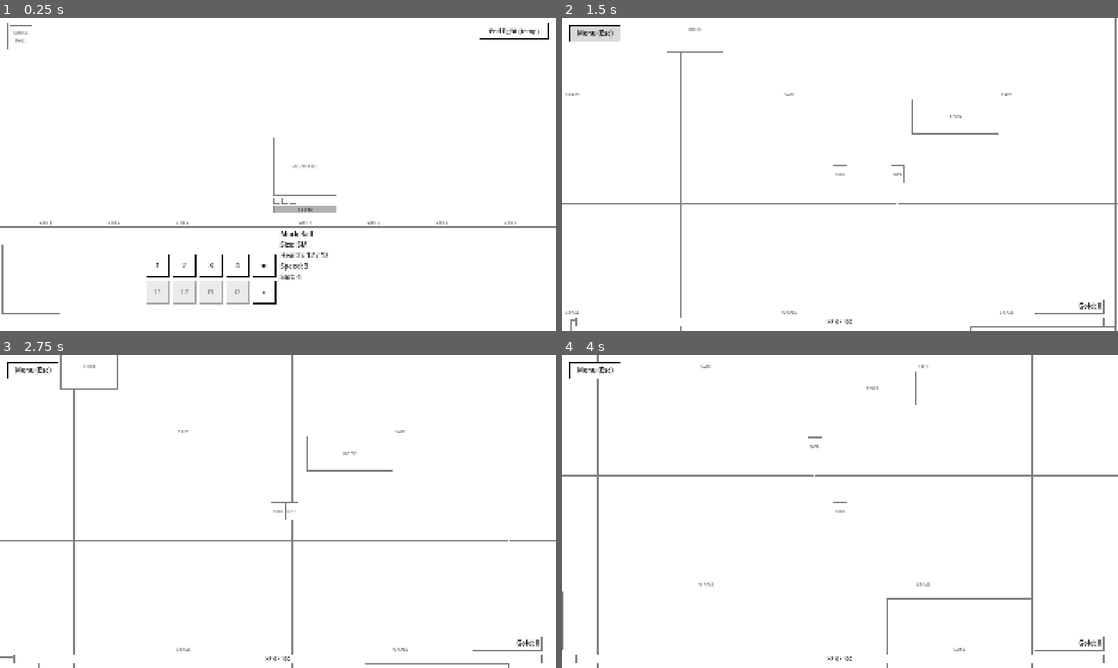
Above: before the commit, frames 1-4 (two rows, left to right).
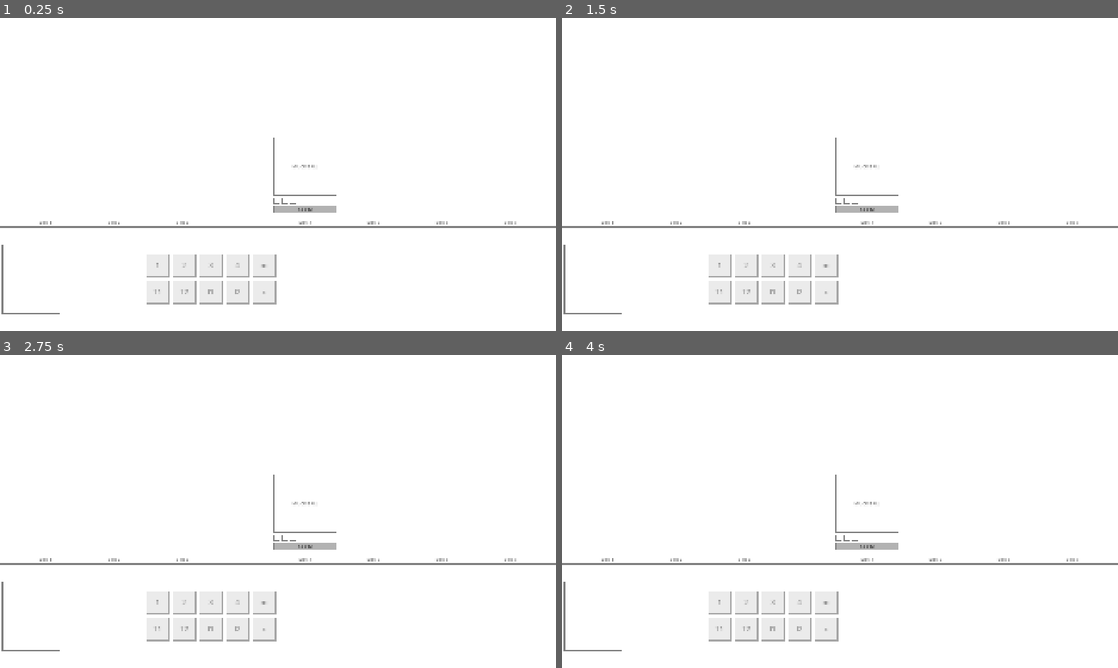
Above: after the commit, the same moments.

Repository: nawlbergs/sketchy-gamey
Game: Godot game, scene res://systems/combat/combat.tscn
The game is run twice, just before and just after one commit, with the same random seed, the same clock (stepped at 60 frames per second) and the same inputs. This scene is started directly instead of the project's main scene.
Inputs (mouse positions are in pixels of both pictures, inside the frame that each line leads up to):
- Up to frame 1 (0.25 s): no input
- Up to frame 2 (1.5 s): click (1073, 30) at 0.5 s, where only the run before the commit has a clickable "End fight (temp)"; click (595, 33) at 1.25 s, where only the run before the commit has a clickable "Menu (Esc)"
- Up to frame 3 (2.75 s): tap Enter (confirm) at 2 s; move the mouse to (400, 495) at 2.02 s; hold D (move_right) from 2.03 s (still down); hold Enter (confirm) from 2.03 s (still down); click (400, 495) at 2.17 s
- Up to frame 4 (4 s): move the mouse to (728, 527) at 2.77 s; release D (move_right) at 2.78 s; release Enter (confirm) at 2.78 s; hold S (move_down) 2.78-3.53 s; tap E (interact) at 2.85 s; click (728, 527) at 2.92 s; move the mouse to (895, 442) at 3.52 s; hold D (move_right) from 3.53 s (still down); hold Enter (confirm) from 3.53 s (still down); click (895, 442) at 3.67 s

The runs differ from the first frame. In frame 1, 0.9% of the frame differs, in the area x 1-99%, y 1-92%; in frame 2, 4.1%, in the area x 0-100%, y 0-100%; in frame 3, 3.8%; in frame 4, 4.0%.

Commit message:
combat-loop-01

Diff:
--- a/ralph_prd.json
+++ b/ralph_prd.json
@@ -345,7 +345,8 @@
       "Enemy turn: Muck Ball attacks a random living hero (slightly favour front slots).",
       "Win: grant xp/gold to GameState, return to overworld. All heroes dead: simple 'Defeated' message then main menu."
     ],
-    "complete": false
+    "complete": true,
+    "notes": "Done 2026-10-31. Only skill 1 and x work; 2-4 and m are disabled. Added beyond the steps: living enemies step forward after a death, because Sword and Mace only reach slots 4-5 and a party without a Mage could otherwise never finish. Enemies gained xp and gold (10 and 3 for Muck Ball). Damage is saved to the hero as it happens. Nothing heals yet, and dead heroes stay at 0 after a win, so a party wears down until Defeated. XP does not level up and can pass xp_to_next. Mouse only. Import clean; throwaway checks pass; screenshots reviewed."
   },
   {
     "id": "escape-menu-01",
--- a/resources/enemies/enemies.gd
+++ b/resources/enemies/enemies.gd
@@ -4,6 +4,7 @@
 ##
 ## attack holds a GameEnums.SkillId value; see Skills.ALL for the details.
 ## slot_span is how many enemy slots the enemy fills: SM 1, MD 2, LG 3, XL 4.
+## xp and gold are what the party gets for beating it.
 
 const ALL: Dictionary = {
 	GameEnums.EnemyId.MUCK_BALL: {
@@ -13,5 +14,7 @@
 		"max_hp": 12,
 		"speed": 3,
 		"attack": GameEnums.SkillId.MUCK_SPLAT,
+		"xp": 10,
+		"gold": 3,
 	},
 }
--- a/systems/combat/combat.gd
+++ b/systems/combat/combat.gd
@@ -1,24 +1,34 @@
 extends Control
-## Combat screen layout, following _production_files/mockups/combat-drawing.png. Turns and the
-## action buttons come in combat-loop-01.
+## A fight: rolls a turn order each round, then takes turns until one side is dead.
+## Layout follows _production_files/mockups/combat-drawing.png. Only skill 1 works for now.
 
 const UNIT_SCENE: PackedScene = preload("res://ui/combat/combat_unit.tscn")
 const CELL_WIDTH := 220.0
 const CELL_SEPARATION := 16.0
 const CURRENT_PORTRAIT_SIZE := Vector2(96, 96)
 const QUEUE_PORTRAIT_SIZE := Vector2(72, 72)
+## Each unit's initiative is its speed plus a roll from 0 to this.
+const INITIATIVE_ROLL_MAX := 4
+const ENEMY_TURN_SECONDS := 0.8
+const RESULT_SECONDS := 2.0
 ## Used when this scene is run directly with no encounter waiting.
 const FALLBACK_ENEMIES: Array = [GameEnums.EnemyId.MUCK_BALL]
 const ACTION_INFO: Dictionary = {
 	"Move": "Move\nNot working yet.",
-	"Rest": "Rest\nNot working yet.",
+	"Rest": "Rest\nEnd this hero's turn.",
 	"Trinket": "Trinket\nNone equipped.",
 	"Item": "Combat item\nNone equipped.",
 }
 
-var _units: Array[CombatUnit] = []
-var _turn_order: Array[CombatUnit] = []
+var _hero_units: Array[CombatUnit] = []
+var _enemy_units: Array[CombatUnit] = []  # Living enemies, front first.
+var _turn_queue_units: Array[CombatUnit] = []  # Units still to act this round.
+var _current: CombatUnit = null  # The unit whose turn it is.
 var _selected: CombatUnit = null
+var _armed_skill: Variant = null  # The GameEnums.SkillId waiting for a target, or null.
+var _reward_xp: int = 0
+var _reward_gold: int = 0
+var _fight_over: bool = false
 
 @onready var _turn_queue: HBoxContainer = %TurnQueue
 @onready var _heroes: HBoxContainer = %Heroes
@@ -27,6 +37,9 @@
 @onready var _selected_name: Label = %SelectedName
 @onready var _selected_class: Label = %SelectedClass
 @onready var _info_label: Label = %InfoLabel
+@onready var _result_label: Label = %ResultLabel
+@onready var _weapon_skill_button: Button = %Skill1
+@onready var _rest_button: Button = %RestButton
 @onready var _skill_buttons: Dictionary = {
 	GameEnums.SkillKind.WEAPON: %Skill1,
 	GameEnums.SkillKind.WEAPON_SLOT: %Skill2,
@@ -36,39 +49,73 @@
 
 
 func _ready() -> void:
-	%EndFightButton.pressed.connect(_on_end_fight_pressed)
 	_connect_action_buttons()
 	_build_heroes()
 	_build_enemies()
-	_build_turn_queue()
-	_select_first_hero()
 	_show_default_info()
-
+	if _hero_units.is_empty():
+		push_warning("Combat: no party, so the fight cannot start. Enter through a game to play.")
+		_update_buttons()
+		return
+	_start_round()
+
+
+func _unhandled_input(event: InputEvent) -> void:
+	if _armed_skill != null and event.is_action_pressed("cancel"):
+		get_viewport().set_input_as_handled()
+		_disarm()
+
+
+# --- Building the battlefield ---
 
 func _build_heroes() -> void:
 	for hero_slot: int in GameEnums.HeroSlot.values():
 		var cell := _add_cell(_heroes, 1, "Slot %d" % hero_slot)
 		for hero: Dictionary in GameState.party:
 			if hero["current_slot"] == hero_slot:
-				_add_unit(cell).setup_hero(hero)
+				var unit := _new_unit(cell)
+				cell.move_child(unit, 0)
+				unit.setup_hero(hero)
+				_hero_units.append(unit)
 				break
 
 
-## Fills enemy slots from the front (slot 4), with larger enemies taking several slots.
 func _build_enemies() -> void:
 	var group: Array = GameState.pending_encounter if not GameState.pending_encounter.is_empty() else FALLBACK_ENEMIES
+	var slots_left: int = GameEnums.EnemySlot.size()
+	for enemy_id: GameEnums.EnemyId in group:
+		var enemy: Dictionary = Enemies.ALL[enemy_id]
+		if enemy["slot_span"] > slots_left:
+			push_error("Combat: enemy group does not fit in the enemy slots: %s" % [group])
+			break
+		slots_left -= enemy["slot_span"]
+		var unit := _new_unit(_enemies)
+		unit.setup_enemy(enemy_id)
+		_enemy_units.append(unit)
+		_reward_xp += enemy["xp"]
+		_reward_gold += enemy["gold"]
+	_layout_enemies()
+
+
+## Places living enemies from the front (slot 4), with larger enemies taking several slots. Called
+## again after a death so the rest step forward; otherwise weapons that only reach the front slots
+## could never finish a fight.
+func _layout_enemies() -> void:
+	for unit: CombatUnit in _enemy_units:
+		unit.get_parent().remove_child(unit)
+	for cell: Node in _enemies.get_children():
+		cell.free()
 	var slots: Array = GameEnums.EnemySlot.values()
 	var index := 0  # 0-based position in slots.
-	for enemy_id: GameEnums.EnemyId in group:
-		var span: int = Enemies.ALL[enemy_id]["slot_span"]
-		if index + span > slots.size():
-			push_error("Combat: enemy group does not fit in the enemy slots: %s" % [group])
-			break
+	for unit: CombatUnit in _enemy_units:
 		var label := "Slot %d" % slots[index]
-		if span > 1:
-			label = "Slots %d-%d" % [slots[index], slots[index + span - 1]]
-		_add_unit(_add_cell(_enemies, span, label)).setup_enemy(enemy_id, slots[index])
-		index += span
+		if unit.slot_span > 1:
+			label = "Slots %d-%d" % [slots[index], slots[index + unit.slot_span - 1]]
+		var cell := _add_cell(_enemies, unit.slot_span, label)
+		cell.add_child(unit)
+		cell.move_child(unit, 0)
+		unit.slot = slots[index]
+		index += unit.slot_span
 	while index < slots.size():
 		_add_cell(_enemies, 1, "Slot %d" % slots[index])
 		index += 1
@@ -88,42 +135,104 @@
 	return cell
 
 
-## Adds a unit to a cell, above the cell's slot label.
-func _add_unit(cell: VBoxContainer) -> CombatUnit:
+func _new_unit(parent: Node) -> CombatUnit:
 	var unit: CombatUnit = UNIT_SCENE.instantiate()
-	cell.add_child(unit)
-	cell.move_child(unit, 0)
+	parent.add_child(unit)
 	unit.hovered.connect(_on_unit_hovered.bind(unit))
 	unit.unhovered.connect(_show_default_info)
 	unit.clicked.connect(_on_unit_clicked.bind(unit))
-	_units.append(unit)
 	return unit
 
 
-## Placeholder order: fastest first. combat-loop-01 adds the initiative roll.
-func _build_turn_queue() -> void:
-	_turn_order = _units.duplicate()
-	_turn_order.sort_custom(func(a: CombatUnit, b: CombatUnit) -> bool: return a.stats.speed > b.stats.speed)
-	for i in _turn_order.size():
-		_add_queue_portrait(_turn_order[i], CURRENT_PORTRAIT_SIZE if i == 0 else QUEUE_PORTRAIT_SIZE)
-		if i == 0:
-			var divider := VSeparator.new()
-			divider.custom_minimum_size.x = 16
-			_turn_queue.add_child(divider)
-
-
-func _add_queue_portrait(unit: CombatUnit, portrait_size: Vector2) -> void:
-	var frame := PanelContainer.new()
-	frame.custom_minimum_size = portrait_size
-	frame.size_flags_vertical = Control.SIZE_SHRINK_CENTER
-	frame.mouse_filter = Control.MOUSE_FILTER_PASS
-	frame.mouse_entered.connect(_on_unit_hovered.bind(unit))
-	frame.mouse_exited.connect(_show_default_info)
-	_turn_queue.add_child(frame)
-	unit.add_portrait_to(frame)
-
+# --- Turns ---
+
+func _start_round() -> void:
+	var rolls := {}
+	_turn_queue_units = []
+	for unit: CombatUnit in _hero_units + _enemy_units:
+		if not unit.health.is_dead():
+			rolls[unit] = unit.stats.speed + randi_range(0, INITIATIVE_ROLL_MAX)
+			_turn_queue_units.append(unit)
+	_turn_queue_units.sort_custom(func(a: CombatUnit, b: CombatUnit) -> bool: return rolls[a] > rolls[b])
+	_next_turn()
+
+
+func _next_turn() -> void:
+	if _check_fight_over():
+		return
+	_turn_queue_units = _turn_queue_units.filter(func(unit: CombatUnit) -> bool: return not unit.health.is_dead())
+	if _turn_queue_units.is_empty():
+		_start_round()
+		return
+	_current = _turn_queue_units.pop_front()
+	_refresh_turn_queue()
+	_show_default_info()
+	if _current.is_hero:
+		_select(_current)
+		_update_buttons()
+	else:
+		if _selected == null or _selected.health.is_dead():
+			_select(_first_living_hero())
+		_update_buttons()
+		_take_enemy_turn(_current)
+
+
+func _first_living_hero() -> CombatUnit:
+	for hero: CombatUnit in _hero_units:
+		if not hero.health.is_dead():
+			return hero
+	return null
+
+
+func _take_enemy_turn(enemy: CombatUnit) -> void:
+	await get_tree().create_timer(ENEMY_TURN_SECONDS).timeout
+	var target := _pick_enemy_target()
+	var skill: Dictionary = Skills.ALL[enemy.skill_set.skills[GameEnums.SkillKind.WEAPON]]
+	target.health.damage(skill["amount"])
+	_next_turn()
+
+
+## A random living hero, more likely the closer to the front: slot 3 is three times as likely as slot 1.
+func _pick_enemy_target() -> CombatUnit:
+	var choices: Array[CombatUnit] = []
+	for hero: CombatUnit in _hero_units:
+		if not hero.health.is_dead():
+			for i in hero.slot:
+				choices.append(hero)
+	return choices.pick_random()
+
+
+func _check_fight_over() -> bool:
+	if _enemy_units.is_empty():
+		GameState.xp += _reward_xp
+		GameState.gold += _reward_gold
+		_finish_fight("Victory!\n+%d XP   +%d gold" % [_reward_xp, _reward_gold], GameEnums.SceneId.OVERWORLD)
+		return true
+	if _hero_units.all(func(hero: CombatUnit) -> bool: return hero.health.is_dead()):
+		_finish_fight("Defeated", GameEnums.SceneId.MAIN_MENU)
+		return true
+	return false
+
+
+func _finish_fight(message: String, next_scene: GameEnums.SceneId) -> void:
+	_fight_over = true
+	_current = null
+	GameState.pending_encounter = []
+	_update_buttons()
+	_show_default_info()
+	for child: Node in _turn_queue.get_children():
+		child.free()
+	_result_label.text = message
+	_result_label.visible = true
+	await get_tree().create_timer(RESULT_SECONDS).timeout
+	SceneRouter.go_to(next_scene)
+
+
+# --- The player's choices ---
 
 func _connect_action_buttons() -> void:
+	_weapon_skill_button.pressed.connect(_on_weapon_skill_pressed)
+	_rest_button.pressed.connect(_on_rest_pressed)
 	for kind: GameEnums.SkillKind in _skill_buttons:
 		var button: Button = _skill_buttons[kind]
 		button.mouse_entered.connect(_on_skill_hovered.bind(kind))
@@ -137,12 +246,79 @@
 		button.mouse_exited.connect(_show_default_info)
 
 
-## Starts on the unit whose turn it is if that is a hero, otherwise the next hero in the queue.
-func _select_first_hero() -> void:
-	for unit: CombatUnit in _turn_order:
-		if unit.is_hero:
-			_select(unit)
-			return
+## Skill 1 and Rest work on the current hero only. Viewing another hero leaves them off.
+func _update_buttons() -> void:
+	var can_act := not _fight_over and _current != null and _current.is_hero and _selected == _current
+	_rest_button.disabled = not can_act
+	_weapon_skill_button.disabled = not can_act or _weapon_skill_targets().is_empty()
+	_weapon_skill_button.set_pressed_no_signal(_armed_skill != null)
+
+
+func _weapon_skill_targets() -> Array[CombatUnit]:
+	if _current == null or not _current.skill_set.skills.has(GameEnums.SkillKind.WEAPON):
+		return []
+	return _valid_targets(Skills.ALL[_current.skill_set.skills[GameEnums.SkillKind.WEAPON]])
+
+
+func _valid_targets(skill: Dictionary) -> Array[CombatUnit]:
+	var targets: Array[CombatUnit] = []
+	match skill["target_side"]:
+		GameEnums.TargetSide.SELF:
+			targets.append(_current)
+		GameEnums.TargetSide.HERO:
+			targets = _hero_units.filter(func(unit: CombatUnit) -> bool: return not unit.health.is_dead() and unit.occupies_any(skill["target_slots"]))
+		GameEnums.TargetSide.ENEMY:
+			targets = _enemy_units.filter(func(unit: CombatUnit) -> bool: return unit.occupies_any(skill["target_slots"]))
+	return targets
+
+
+func _on_weapon_skill_pressed() -> void:
+	if _armed_skill != null:
+		_disarm()
+		return
+	_armed_skill = _current.skill_set.skills[GameEnums.SkillKind.WEAPON]
+	for unit: CombatUnit in _valid_targets(Skills.ALL[_armed_skill]):
+		unit.set_targetable(true)
+	_update_buttons()
+
+
+func _disarm() -> void:
+	_armed_skill = null
+	for unit: CombatUnit in _hero_units + _enemy_units:
+		unit.set_targetable(false)
+	_update_buttons()
+
+
+func _on_rest_pressed() -> void:
+	_disarm()
+	_next_turn()
+
+
+func _on_unit_clicked(unit: CombatUnit) -> void:
+	if _fight_over:
+		return
+	if _armed_skill != null:
+		if unit in _valid_targets(Skills.ALL[_armed_skill]):
+			_use_armed_skill_on(unit)
+	elif unit.is_hero:
+		_select(unit)
+		_update_buttons()
+
+
+func _use_armed_skill_on(target: CombatUnit) -> void:
+	var skill: Dictionary = Skills.ALL[_armed_skill]
+	_disarm()
+	if skill["effect"] == GameEnums.SkillEffect.DAMAGE:
+		target.health.damage(skill["amount"])
+	else:
+		target.health.heal(skill["amount"])
+	if target.health.is_dead() and not target.is_hero:
+		_enemy_units.erase(target)
+		_turn_queue_units.erase(target)
+		target.queue_free()
+		target.get_parent().remove_child(target)
+		_layout_enemies()
+	_next_turn()
 
 
 func _select(unit: CombatUnit) -> void:
@@ -155,13 +331,31 @@
 	for child: Node in _selected_portrait.get_children():
 		child.free()
 	unit.add_portrait_to(_selected_portrait)
-	for kind: GameEnums.SkillKind in _skill_buttons:
-		_skill_buttons[kind].disabled = not unit.skill_set.skills.has(kind)
-
-
-func _on_unit_clicked(unit: CombatUnit) -> void:
-	if unit.is_hero:
-		_select(unit)
+
+
+# --- Display ---
+
+## Shows the unit taking its turn, larger and split off from those still to act this round.
+func _refresh_turn_queue() -> void:
+	for child: Node in _turn_queue.get_children():
+		child.free()
+	_add_queue_portrait(_current, CURRENT_PORTRAIT_SIZE)
+	var divider := VSeparator.new()
+	divider.custom_minimum_size.x = 16
+	_turn_queue.add_child(divider)
+	for unit: CombatUnit in _turn_queue_units:
+		_add_queue_portrait(unit, QUEUE_PORTRAIT_SIZE)
+
+
+func _add_queue_portrait(unit: CombatUnit, portrait_size: Vector2) -> void:
+	var frame := PanelContainer.new()
+	frame.custom_minimum_size = portrait_size
+	frame.size_flags_vertical = Control.SIZE_SHRINK_CENTER
+	frame.mouse_filter = Control.MOUSE_FILTER_PASS
+	frame.mouse_entered.connect(_on_unit_hovered.bind(unit))
+	frame.mouse_exited.connect(_show_default_info)
+	_turn_queue.add_child(frame)
+	unit.add_portrait_to(frame)
 
 
 func _on_unit_hovered(unit: CombatUnit) -> void:
@@ -177,14 +371,8 @@
 
 ## Shows the unit whose turn it is, when nothing is hovered.
 func _show_default_info() -> void:
-	_show_info(_turn_order[0].get_info_text() if not _turn_order.is_empty() else "")
+	_show_info(_current.get_info_text() if _current else "")
 
 
 func _show_info(text: String) -> void:
 	_info_label.text = text
-
-
-## Temporary way out until combat-loop-01 can end a fight.
-func _on_end_fight_pressed() -> void:
-	GameState.pending_encounter = []
-	SceneRouter.go_to(GameEnums.SceneId.OVERWORLD)
--- a/systems/combat/combat.tscn
+++ b/systems/combat/combat.tscn
@@ -35,20 +35,6 @@
 offset_bottom = 112.0
 theme_override_constants/separation = 8
 
-[node name="EndFightButton" type="Button" parent="Layout/BattleArea"]
-unique_name_in_owner = true
-layout_mode = 1
-anchors_preset = 1
-anchor_left = 1.0
-anchor_right = 1.0
-offset_left = -264.0
-offset_top = 16.0
-offset_right = -24.0
-offset_bottom = 72.0
-grow_horizontal = 0
-theme_override_font_sizes/font_size = 22
-text = "End fight (temp)"
-
 [node name="Units" type="HBoxContainer" parent="Layout/BattleArea"]
 layout_mode = 1
 anchors_preset = 15
@@ -79,6 +65,18 @@
 mouse_filter = 2
 theme_override_constants/separation = 16
 
+[node name="ResultLabel" type="Label" parent="Layout/BattleArea"]
+unique_name_in_owner = true
+visible = false
+layout_mode = 1
+anchors_preset = 10
+anchor_right = 1.0
+offset_top = 24.0
+offset_bottom = 200.0
+grow_horizontal = 2
+theme_override_font_sizes/font_size = 56
+horizontal_alignment = 1
+
 [node name="BottomArea" type="HBoxContainer" parent="Layout"]
 layout_mode = 2
 size_flags_vertical = 3
@@ -131,6 +129,8 @@
 custom_minimum_size = Vector2(80, 80)
 layout_mode = 2
 theme_override_font_sizes/font_size = 24
+disabled = true
+toggle_mode = true
 text = "1"
 
 [node name="Skill2" type="Button" parent="Layout/BottomArea/SelectedPanel/Row/ButtonGrid"]
@@ -138,6 +138,7 @@
 custom_minimum_size = Vector2(80, 80)
 layout_mode = 2
 theme_override_font_sizes/font_size = 24
+disabled = true
 text = "2"
 
 [node name="Skill3" type="Button" parent="Layout/BottomArea/SelectedPanel/Row/ButtonGrid"]
@@ -145,6 +146,7 @@
 custom_minimum_size = Vector2(80, 80)
 layout_mode = 2
 theme_override_font_sizes/font_size = 24
+disabled = true
 text = "3"
 
 [node name="Skill4" type="Button" parent="Layout/BottomArea/SelectedPanel/Row/ButtonGrid"]
@@ -152,6 +154,7 @@
 custom_minimum_size = Vector2(80, 80)
 layout_mode = 2
 theme_override_font_sizes/font_size = 24
+disabled = true
 text = "4"
 
 [node name="MoveButton" type="Button" parent="Layout/BottomArea/SelectedPanel/Row/ButtonGrid"]
@@ -159,6 +162,7 @@
 custom_minimum_size = Vector2(80, 80)
 layout_mode = 2
 theme_override_font_sizes/font_size = 24
+disabled = true
 text = "m"
 
 [node name="Trinket1" type="Button" parent="Layout/BottomArea/SelectedPanel/Row/ButtonGrid"]
--- a/ui/combat/combat_unit.gd
+++ b/ui/combat/combat_unit.gd
@@ -10,6 +10,7 @@
 const DOLL_SCENE: PackedScene = preload("res://characters/heroes/hero_doll.tscn")
 const BOX_SCENE: PackedScene = preload("res://ui/common/placeholder_box.tscn")
 const HERO_FIGURE_HEIGHT := 280.0
+const DEAD_COLOR := Color(1, 1, 1, 0.35)
 const ENEMY_FIGURE_HEIGHTS: Dictionary = {
 	GameEnums.EnemySize.SM: 200.0,
 	GameEnums.EnemySize.MD: 240.0,
@@ -20,13 +21,16 @@
 var display_name: String = ""
 var subtitle: String = ""
 var slot: int = 0
+var slot_span: int = 1
 var is_hero: bool = false
 
 var _equipment: Dictionary = {}
+var _hero: Dictionary = {}  # The hero in GameState.party, which is kept up to date with damage.
 
 @onready var health: HealthComponent = $Health
 @onready var stats: StatsComponent = $Stats
 @onready var skill_set: SkillSetComponent = $SkillSet
+@onready var _target_marker: Label = %TargetMarker
 @onready var _figure: MarginContainer = %Figure
 @onready var _status_bars: StatusBars = %StatusBars
 @onready var _charge_bar: ProgressBar = %ChargeBar
@@ -36,12 +40,14 @@
 func _ready() -> void:
 	mouse_entered.connect(hovered.emit)
 	mouse_exited.connect(unhovered.emit)
-	health.hp_changed.connect(_status_bars.show_hp)
+	health.hp_changed.connect(_on_hp_changed)
 	set_selected(false)
+	set_targetable(false)
 
 
 func setup_hero(hero: Dictionary) -> void:
 	is_hero = true
+	_hero = hero
 	display_name = hero["name"]
 	subtitle = Classes.ALL[hero["class_id"]]["name"]
 	slot = hero["current_slot"]
@@ -51,11 +57,11 @@
 	_finish_setup(hero["max_hp"], hero["hp"], HERO_FIGURE_HEIGHT)
 
 
-func setup_enemy(enemy_id: GameEnums.EnemyId, enemy_slot: int) -> void:
+func setup_enemy(enemy_id: GameEnums.EnemyId) -> void:
 	var enemy: Dictionary = Enemies.ALL[enemy_id]
 	display_name = enemy["name"]
 	subtitle = "Size: %s" % GameEnums.EnemySize.find_key(enemy["size"])
-	slot = enemy_slot
+	slot_span = enemy["slot_span"]
 	stats.speed = enemy["speed"]
 	skill_set.setup_for_enemy(enemy)
 	_charge_bar.visible = false
@@ -79,6 +85,18 @@
 	_selection_bar.self_modulate.a = 1.0 if selected else 0.0
 
 
+## Shows or hides the marker for a unit the armed skill can hit.
+func set_targetable(targetable: bool) -> void:
+	_target_marker.self_modulate.a = 1.0 if targetable else 0.0
+
+
+func occupies_any(slots: Array) -> bool:
+	for i in slot_span:
+		if (slot + i) in slots:
+			return true
+	return false
+
+
 func get_info_text() -> String:
 	return "%s\n%s\nHealth: %d / %d\nSpeed: %d\nSlot: %d" % [
 		display_name, subtitle, health.hp, health.max_hp, stats.speed, slot,
@@ -95,3 +113,15 @@
 	_status_bars.show_hp(health.hp, health.max_hp)
 	_figure.custom_minimum_size.y = figure_height
 	add_portrait_to(_figure)
+	_update_dead_look()
+
+
+func _on_hp_changed(hp: int, max_hp: int) -> void:
+	_status_bars.show_hp(hp, max_hp)
+	if is_hero:
+		_hero["hp"] = hp
+	_update_dead_look()
+
+
+func _update_dead_look() -> void:
+	modulate = DEAD_COLOR if health.is_dead() else Color.WHITE
--- a/ui/combat/combat_unit.tscn
+++ b/ui/combat/combat_unit.tscn
@@ -10,6 +10,13 @@
 mouse_filter = 0
 theme_override_constants/separation = 6
 script = ExtResource("1_script")
+
+[node name="TargetMarker" type="Label" parent="."]
+unique_name_in_owner = true
+layout_mode = 2
+theme_override_font_sizes/font_size = 28
+text = "▼"
+horizontal_alignment = 1
 
 [node name="Figure" type="MarginContainer" parent="."]
 unique_name_in_owner = true
Not shown, changed: project_plan.txt
Not shown, changed: ralph_progress.txt
